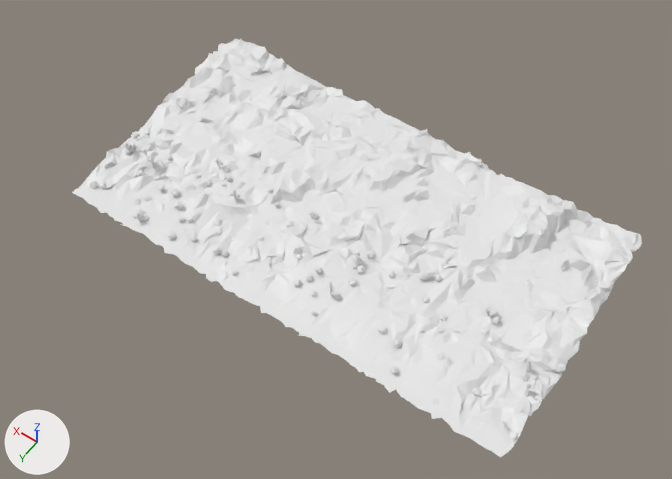
Renders of the OBJ model Assets/Meshes/low_poly_models/desert_ground.obj from each side of a commit.
One viewpoint serves both versions: a 50 mm camera at (-156.0, 129.0, 291.0) aimed at (-23.0, -56.0, 0.0). The lights are fixed; the arrows at lower left show +X, +Y and +Z. Where no turn or scale is listed for an object, it has been applied to the vertices.

The older version as bpy lines, for what is in view:
```python
me_desert_ground = bpy.data.meshes.new('desert_ground')
me_desert_ground.from_pydata(...)  # 5474 vertices, 9996 faces; spans x -125.0..78.0, y -116.0..-9.0, z 2.0..17.0
ob_desert_ground = bpy.data.objects.new('desert_ground', me_desert_ground)
ob_desert_ground.location = (0.0, 0.0, 0.0)
```
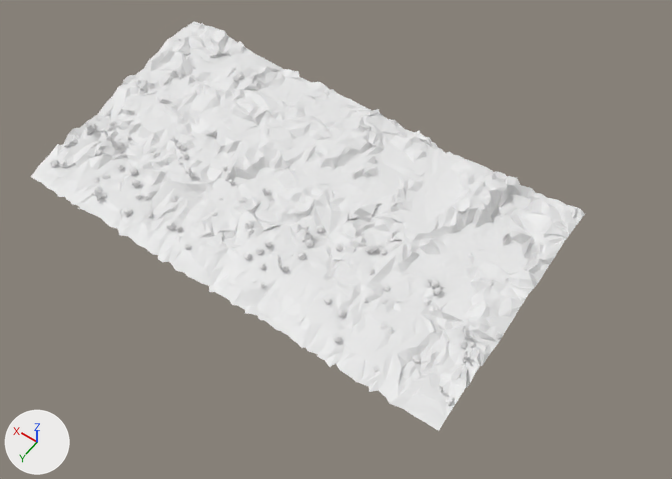
Changed parts and their boxes [x1, y1, x2, y2] in the pictures (672 x 479 px; the box of a moved part takes in the faces that stretch with it):
'desert_ground', reshaped
    before: [72, 38, 642, 457]
    after: [31, 22, 585, 431]
part 1 of me_desert_ground, moved or reshaped
    before: [503, 420, 508, 428]
    after: [439, 386, 445, 393]
part 2 of me_desert_ground, moved or reshaped
    before: [329, 282, 334, 296]
    after: [277, 254, 282, 268]
part 3 of me_desert_ground, moved or reshaped
    before: [309, 211, 316, 219]
    after: [261, 188, 268, 196]
part 4 of me_desert_ground, moved or reshaped
    before: [229, 189, 240, 201]
    after: [185, 167, 195, 178]
part 5 of me_desert_ground, moved or reshaped
    before: [214, 157, 221, 166]
    after: [171, 136, 178, 145]
part 6 of me_desert_ground, moved or reshaped
    before: [125, 142, 130, 150]
    after: [86, 122, 90, 130]
part 7 of me_desert_ground, moved or reshaped
    before: [526, 383, 532, 393]
    after: [463, 350, 468, 359]
part 8 of me_desert_ground, moved or reshaped
    before: [525, 357, 533, 371]
    after: [463, 325, 471, 339]
part 9 of me_desert_ground, moved or reshaped
    before: [356, 252, 361, 260]
    after: [305, 226, 309, 235]
part 10 of me_desert_ground, moved or reshaped
    before: [134, 212, 143, 222]
    after: [92, 189, 101, 201]
part 11 of me_desert_ground, moved or reshaped
    before: [148, 156, 157, 168]
    after: [107, 135, 116, 147]
part 12 of me_desert_ground, moved or reshaped
    before: [129, 143, 135, 153]
    after: [88, 123, 95, 133]
part 13 of me_desert_ground, moved or reshaped
    before: [559, 364, 566, 372]
    after: [495, 331, 502, 339]
part 14 of me_desert_ground, moved or reshaped
    before: [509, 432, 518, 441]
    after: [445, 397, 455, 405]
part 15 of me_desert_ground, moved or reshaped
    before: [482, 328, 490, 336]
    after: [423, 298, 432, 306]
part 16 of me_desert_ground, moved or reshaped
    before: [439, 314, 447, 321]
    after: [383, 285, 390, 291]
part 17 of me_desert_ground, moved or reshaped
    before: [388, 270, 395, 278]
    after: [335, 243, 342, 251]
part 18 of me_desert_ground, moved or reshaped
    before: [349, 279, 358, 287]
    after: [297, 252, 306, 260]
part 19 of me_desert_ground, moved or reshaped
    before: [310, 290, 316, 297]
    after: [260, 263, 265, 269]
part 20 of me_desert_ground, moved or reshaped
    before: [315, 266, 322, 273]
    after: [265, 240, 272, 247]
part 21 of me_desert_ground, moved or reshaped
    before: [306, 274, 314, 281]
    after: [256, 247, 263, 255]
part 22 of me_desert_ground, moved or reshaped
    before: [212, 246, 228, 257]
    after: [167, 221, 182, 231]
part 23 of me_desert_ground, moved or reshaped
    before: [72, 38, 642, 457]
    after: [31, 22, 585, 431]

The change, as a list of edits to the scene's bpy script:
```text
Change me_desert_ground:
    remove me_desert_ground.from_pydata(...)  # 5474 vertices, 9996 faces; spans x -125.0..78.0, y -116.0..-9.0, z 2.0..17.0
    add me_desert_ground.from_pydata(...)  # 5474 vertices, 9996 faces; spans x -100.0..100.0, y -116.0..-8.0, z 0.0..15.0
    me_desert_ground part 1: the loose piece of 58 vertices spanning x -119.0..-117.0, y -21.0..-20.0, z 5.0..9.0 is moved by (25.0, 0.0, -2.0)
    me_desert_ground part 2: the loose piece of 58 vertices spanning x -42.0..-39.0, y -31.0..-28.0, z 7.0..14.0 is moved by (24.0, 0.0, -2.0)
    me_desert_ground part 3: the loose piece of 58 vertices spanning x -15.0..-13.0, y -55.0..-53.0, z 9.0..13.0 is moved by (24.0, 0.0, -2.0)
    me_desert_ground part 4: the loose piece of 58 vertices spanning x 16.0..19.0, y -46.0..-42.0, z 7.0..14.0 is moved by (24.0, 0.0, -2.0)
    me_desert_ground part 5: the loose piece of 58 vertices spanning x 33.0..35.0, y -55.0..-53.0, z 9.0..14.0 is moved by (24.0, 0.0, -2.0)
    me_desert_ground part 6: the loose piece of 58 vertices spanning x 68.0..71.0, y -39.0..-37.0, z 9.0..14.0 is moved by (23.0, 0.0, -2.0)
    me_desert_ground part 7: the loose piece of 58 vertices spanning x -120.0..-117.0, y -38.0..-34.0, z 6.0..12.0 is moved by (25.0, 0.0, -2.0)
    me_desert_ground part 8: the loose piece of 58 vertices spanning x -116.0..-112.0, y -44.0..-42.0, z 8.0..15.0 is moved by (25.0, 0.0, -2.0)
    me_desert_ground part 9: the loose piece of 58 vertices spanning x -41.0..-38.0, y -49.0..-46.0, z 7.0..13.0 is moved by (24.0, 0.0, -2.0)
    me_desert_ground part 10: the loose piece of 58 vertices spanning x 42.0..44.0, y -17.0..-14.0, z 4.0..10.0 is moved by (24.0, 0.0, -2.0)
    me_desert_ground part 11: the loose piece of 58 vertices spanning x 55.0..58.0, y -40.0..-38.0, z 7.0..13.0 is moved by (23.0, 0.0, -2.0)
    me_desert_ground part 12: the loose piece of 58 vertices spanning x 67.0..70.0, y -40.0..-38.0, z 8.0..14.0 is moved by (23.0, 0.0, -2.0)
    me_desert_ground part 13: the loose piece of 11 vertices spanning x -125.0..-122.0, y -53.0..-50.0, z 5.0..8.0 is moved by (25.0, 0.0, -2.0)
    me_desert_ground part 14: the loose piece of 11 vertices spanning x -124.0..-121.0, y -21.0..-18.0, z 3.0..7.0 is moved by (25.0, 0.0, -2.0)
    me_desert_ground part 15: the loose piece of 11 vertices spanning x -96.0..-93.0, y -50.0..-47.0, z 5.0..8.0 is moved by (24.0, 0.0, -2.0)
    me_desert_ground part 16: the loose piece of 11 vertices spanning x -80.0..-78.0, y -46.0..-44.0, z 6.0..9.0 is moved by (24.0, 0.0, -2.0)
    me_desert_ground part 17: the loose piece of 11 vertices spanning x -55.0..-52.0, y -51.0..-48.0, z 7.0..10.0 is moved by (24.0, 0.0, -2.0)
    me_desert_ground part 18: the loose piece of 11 vertices spanning x -46.0..-43.0, y -40.0..-37.0, z 7.0..10.0 is moved by (24.0, 0.0, -2.0)
    me_desert_ground part 19: the loose piece of 11 vertices spanning x -36.0..-33.0, y -27.0..-25.0, z 6.0..8.0 is moved by (24.0, 0.0, -2.0)
    me_desert_ground part 20: the loose piece of 11 vertices spanning x -32.0..-29.0, y -36.0..-33.0, z 8.0..11.0 is moved by (24.0, 0.0, -2.0)
    me_desert_ground part 21: the loose piece of 11 vertices spanning x -31.0..-28.0, y -32.0..-29.0, z 6.0..9.0 is moved by (24.0, 0.0, -2.0)
    me_desert_ground part 22: the loose piece of 21 vertices spanning x 3.0..10.0, y -23.0..-19.0, z 5.0..8.0 is moved by (24.0, 0.0, -2.0)
    me_desert_ground part 23: 4589 of 5474 vertices moved; they spanned x -125.0..78.0, y -116.0..-9.0, z 2.0..17.0 and now span x -100.0..100.0, y -116.0..-8.0, z 0.0..15.0; mean shift (24.0, 0.0, -2.0); largest move (74.0, -86.0, 13.0) -> (100.0, -86.0, 11.0)
```
